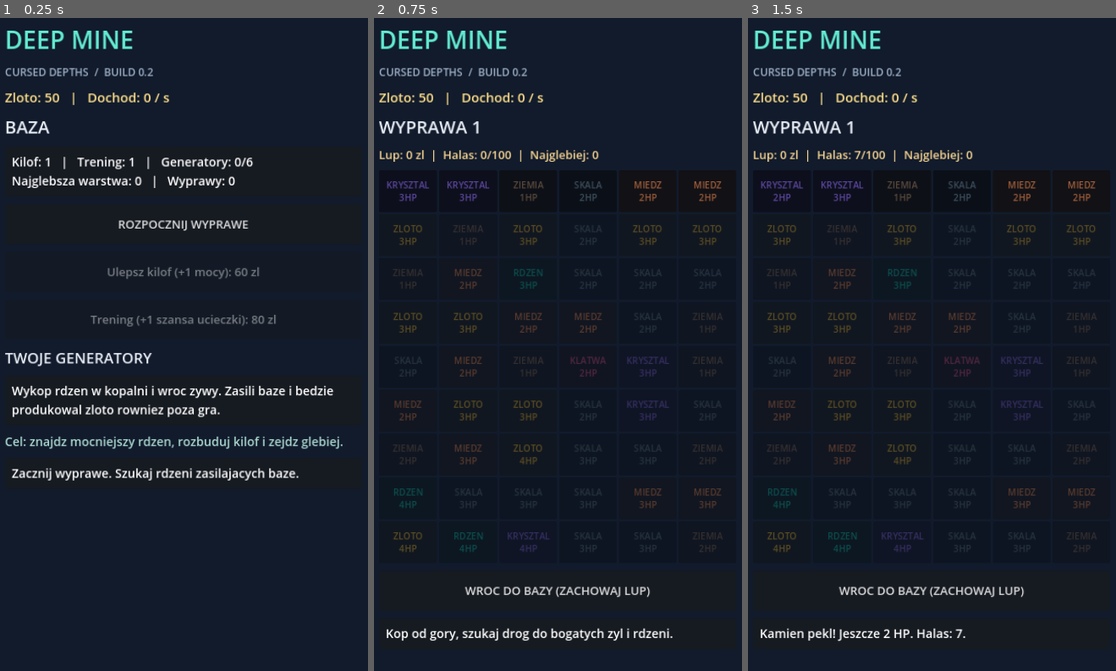
Above: before the commit, frames 1-3 (left to right).
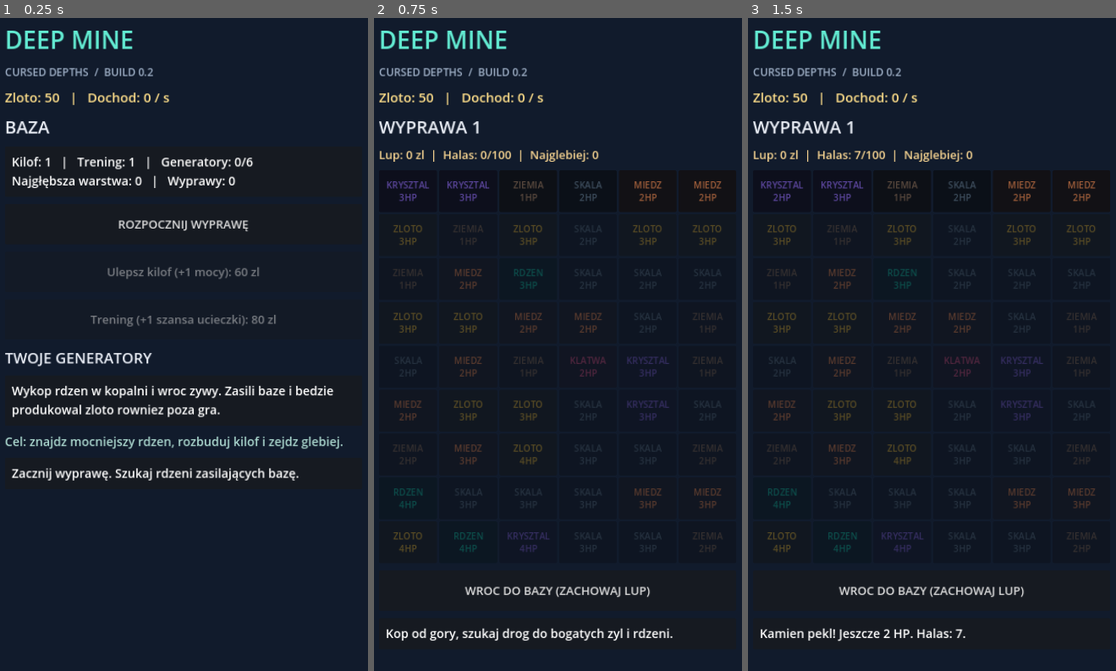
Above: after the commit, the same moments.

Repository: jbabijczuk/baja-deep-mine
Game: Godot game, scene res://scenes/Main.tscn
Two runs of this game, one before a commit and one after it. Both use one fixed random seed, a clock stepped at 60 frames per second and the inputs below.
Inputs:
- Up to frame 1 (0.25 s): no input
- Up to frame 2 (0.75 s): click "ROZPOCZNIJ WYPRAWE" (after the commit: "ROZPOCZNIJ WYPRAWĘ") at 0.5 s
- Up to frame 3 (1.5 s): click "KRYSZTAL 3HP" at 1.25 s

The runs differ from the first frame. In frame 1, 0.2% of the frame differs, in the area x 10-81%, y 24-71%; in frame 2, nothing differs; in frame 3, nothing differs.

Commit message:
DM-E2E-001: fix Polish diacritics in base view texts
Co-Authored-By: Claude Opus 5.5 <noreply@anthropic.com>

Diff:
--- a/scripts/main.gd
+++ b/scripts/main.gd
@@ -18,7 +18,7 @@
 var run_data: Dictionary = {}
 var rng := RandomNumberGenerator.new()
 var content: VBoxContainer
-var notice: String = "Zacznij wyprawe. Szukaj rdzeni zasilajacych baze."
+var notice: String = "Zacznij wyprawę. Szukaj rdzeni zasilających bazę."
 var last_save_time: int = 0
 var current_screen: String = "base"
 var income_timer: Timer
@@ -122,8 +122,8 @@
 
 func _render_base() -> void:
 	_label("BAZA", 33)
-	_panel_text("Kilof: %d   |   Trening: %d   |   Generatory: %d/%d\nNajglebsza warstwa: %d   |   Wyprawy: %d" % [drill, training, generators.size(), int(balance["base"]["generator_slots"]), best_depth, lifetime_runs])
-	_button("ROZPOCZNIJ WYPRAWE", Callable(self, "_start_run"))
+	_panel_text("Kilof: %d   |   Trening: %d   |   Generatory: %d/%d\nNajgłębsza warstwa: %d   |   Wyprawy: %d" % [drill, training, generators.size(), int(balance["base"]["generator_slots"]), best_depth, lifetime_runs])
+	_button("ROZPOCZNIJ WYPRAWĘ", Callable(self, "_start_run"))
 	var drill_cost := _upgrade_cost("drill")
 	var drill_button := _button("Ulepsz kilof (+1 mocy): %d zl" % drill_cost, Callable(self, "_upgrade").bind("drill"))
 	drill_button.disabled = gold < drill_cost
